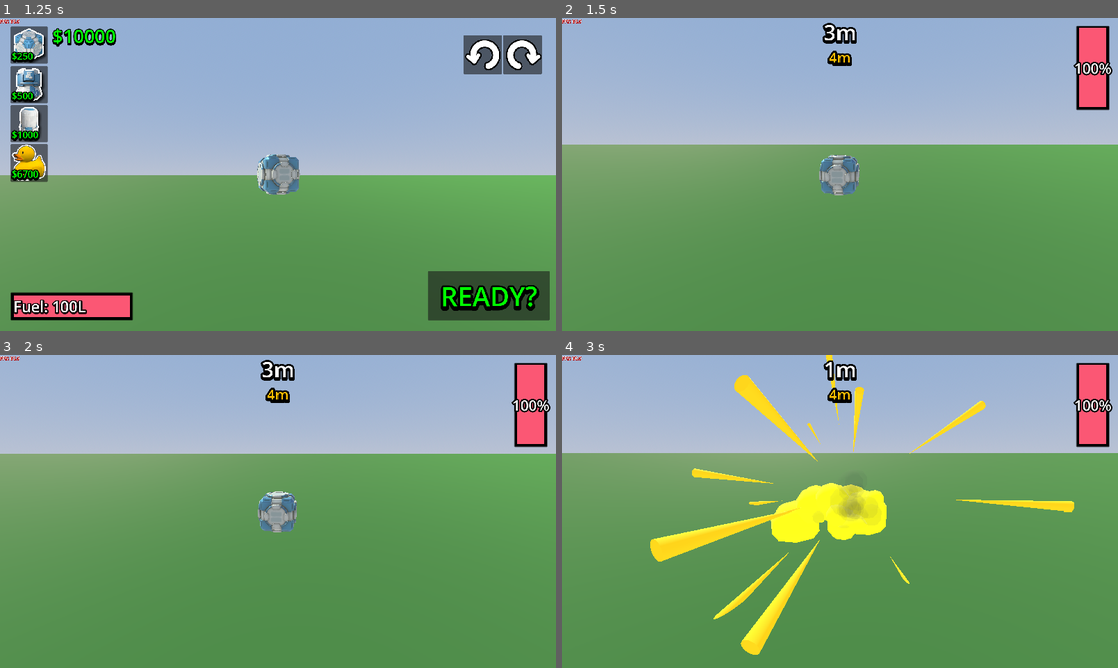
Above: before the commit, frames 1-4 (two rows, left to right).
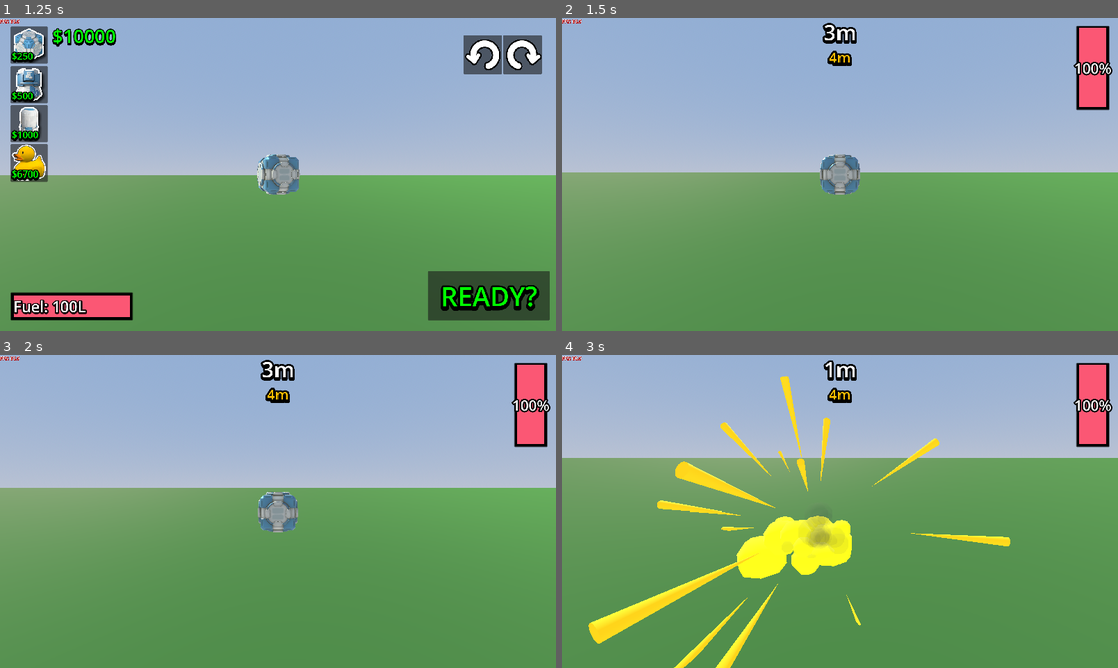
Above: after the commit, the same moments.

Repository: SuperGoon97/CAPJam2025
Game: Godot game, scene res://Scenes/Core/GameCore/game_core.tscn
Same seed, same stepped clock (60 frames per second), same inputs: the game is played once before the commit and once after it. The engine's default icon, where the game draws it, is replaced by a stand-in: a white triangle on a blue panel in a dark square. Sound files missing from this copy of the repository are replaced by a short silence.
Inputs (mouse positions are in pixels of both pictures, inside the frame that each line leads up to):
- Up to frame 1 (1.25 s): move the mouse to (400, 158) at 0.52 s; hold Right (Right) from 0.53 s (still down); click (400, 158) at 0.67 s
- Up to frame 2 (1.5 s): release Right (Right) at 1.25 s; click "READY?" at 1.25 s
- Up to frame 3 (2 s): no input
- Up to frame 4 (3 s): move the mouse to (728, 527) at 2.02 s; hold Down (Down) 2.03-2.78 s; move the mouse to (895, 442) at 2.77 s; hold Right (Right) from 2.78 s (still down)

Frame 1 is identical in both runs. In frame 2, 9.0% of the frame differs, in the area x 0-100%, y 40-57%; in frame 3, 11%; in frame 4, 13%, in the area x 0-100%, y 0-100%.

Commit message:
did a build it build

Diff:
--- a/template/Scripts/Components/shaker.gd
+++ b/template/Scripts/Components/shaker.gd
@@ -32,7 +32,7 @@
 func _ready() -> void:
 	await GVar.scene_manager.game_ready
 	_setup_camera_noise()
-	GVar.signal_bus.rocket_fuel_changed.connect(rocket_launched)
+	#GVar.signal_bus.rocket_fuel_changed.connect(rocket_launched)
 	GVar.signal_bus.rocket_bit_go_bang_bang.connect(rocket_bang)
 
 func _physics_process(delta: float) -> void:
@@ -45,9 +45,9 @@
 			camera_shake_warm_up = 0.0
 
 
-func rocket_launched(..._args):
-	if camera_shake_strength >= 1.5 : return
-	add_camera_shake()
+#func rocket_launched(..._args):
+	#if camera_shake_strength >= 1.5 : return
+	#add_camera_shake()
 func rocket_bang(..._args):
 	add_camera_shake()
 
--- a/template/Scripts/Game/Rocket/rocket_root.gd
+++ b/template/Scripts/Game/Rocket/rocket_root.gd
@@ -13,7 +13,7 @@
 var _launched:bool = false
 var _exploded:bool = false
 
-var _total_fuel:float = 0.0:
+@export_storage var _total_fuel:float = 0.0:
 	set(value):
 		_total_fuel = value
 		GVar.signal_bus.total_fuel_changed.emit(_total_fuel)
